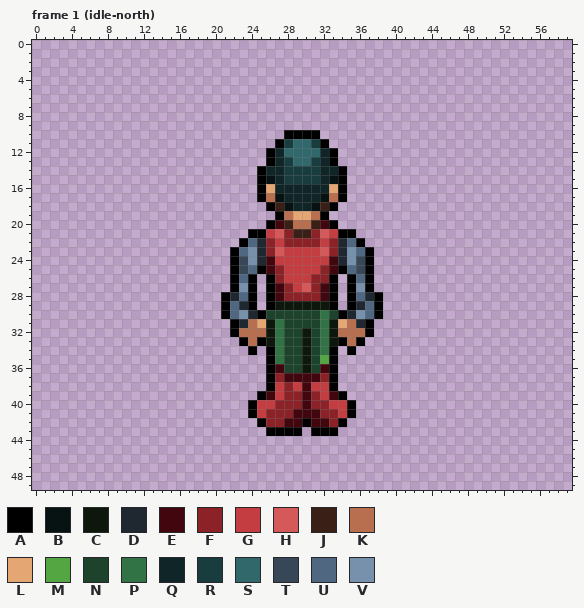
Pixel-art file, stored at party/carter/spritesheet.aseprite. The first picture shows the starting point.
60x50 pixels, 130 frames. Shown: frame 1 (idle-north). The commit also changed other frames, which this record leaves out.
Visible layers, top first: "weapon", "character".
Palette (. is transparent): A #000000  B #071212  C #0d170b  D #1f2730  E #42060e  F #8a2228  G #c43e41  H #d55959  J #391f16  K #b86f50  L #e4a672  M #54a642  N #1d432c  P #327345  Q #0f2527  R #193d3f  S #30686b  T #374758  U #4f6781  V #7790ac
Pixels before, frame 1 (idle-north) (only the part around the change), first column x 0:
 0 ............................................................
 1 ............................................................
 2 ............................................................
 3 ............................................................
 4 ............................................................
 5 ............................................................
 6 ............................................................
 7 ............................................................
 8 ............................................................
 9 ............................................................
10 ............................AAAA............................
11 ...........................ARSSRA...........................
12 ..........................AQSSSSQA..........................
13 ..........................AQRSSRQA..........................
14 .........................AQQRRRRQQA.........................
15 .........................ABQRRRRQBA.........................
16 .........................ALQQQQQQLA.........................
17 .........................AKBQQQQBKA.........................
18 ..........................AJBQQBJA..........................
19 ...........................AKLLKA...........................
20 ..........................AEJKKJEA..........................
21 ........................AAGHFJJFHGAA........................
22 .......................AUDFGFFFFGFDUA.......................
23 ......................AUVDFHGGGGHFDVUA......................
24 ......................ATVDEGGGGGGEDVTA......................
25 ......................ATUAEFGGGGFEAUTA......................
26 ......................AUA.AFGGGFFA.AUA......................
27 ......................AVA.AEFGHFEA.AVA......................
28 .....................ADUA.AEFFFFEA.AUDA.....................
29 .....................AUDA.ACCCCCCA.ADUA.....................
30 .....................AUVDANNNNNNPNADVUA.....................
31 ......................ADKLCPNNNNPCLKDA......................
32 ......................AKKKCPNNCNPCKKKA......................
33 .......................AKACPNNCNPCAKA.......................
34 ........................A.APNNCNPA.A........................
35 ..........................APNNCNMA..........................
36 ..........................AENNCNEA..........................
37 ..........................AFEEEEFA..........................
38 ..........................AGFGEGGA..........................
39 .........................AEGFFEFGEA.........................
40 ........................AGGFFFEFFGGA........................
41 ........................AGFFFEEEFFGA........................
42 .........................AFFEEAEEFA.........................
43 ..........................AAAA.AAA..........................
44 ............................................................
45 ............................................................
46 ............................................................
47 ............................................................
48 ............................................................
49 ............................................................
After the commit:
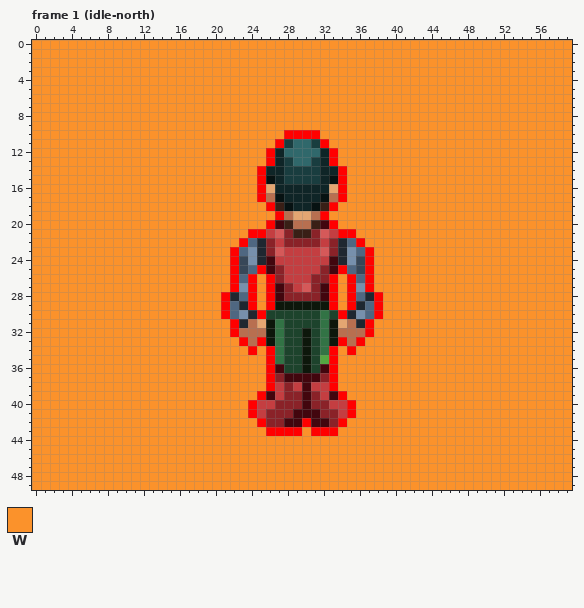
Colours new in this view: W #fb922b
Change:
layer "bg" now shown
colour A: #000000 -> #ff0000
Changed rows in their new state; - is a pixel that keeps its letter.
Frame 1 (idle-north), layer "bg":
first column x 0:
 0 WWWWWWWWWWWWWWWWWWWWWWWWWWWWWWWWWWWWWWWWWWWWWWWWWWWWWWWWWWWW
 1 WWWWWWWWWWWWWWWWWWWWWWWWWWWWWWWWWWWWWWWWWWWWWWWWWWWWWWWWWWWW
 2 WWWWWWWWWWWWWWWWWWWWWWWWWWWWWWWWWWWWWWWWWWWWWWWWWWWWWWWWWWWW
 3 WWWWWWWWWWWWWWWWWWWWWWWWWWWWWWWWWWWWWWWWWWWWWWWWWWWWWWWWWWWW
 4 WWWWWWWWWWWWWWWWWWWWWWWWWWWWWWWWWWWWWWWWWWWWWWWWWWWWWWWWWWWW
 5 WWWWWWWWWWWWWWWWWWWWWWWWWWWWWWWWWWWWWWWWWWWWWWWWWWWWWWWWWWWW
 6 WWWWWWWWWWWWWWWWWWWWWWWWWWWWWWWWWWWWWWWWWWWWWWWWWWWWWWWWWWWW
 7 WWWWWWWWWWWWWWWWWWWWWWWWWWWWWWWWWWWWWWWWWWWWWWWWWWWWWWWWWWWW
 8 WWWWWWWWWWWWWWWWWWWWWWWWWWWWWWWWWWWWWWWWWWWWWWWWWWWWWWWWWWWW
 9 WWWWWWWWWWWWWWWWWWWWWWWWWWWWWWWWWWWWWWWWWWWWWWWWWWWWWWWWWWWW
10 WWWWWWWWWWWWWWWWWWWWWWWWWWWW----WWWWWWWWWWWWWWWWWWWWWWWWWWWW
11 WWWWWWWWWWWWWWWWWWWWWWWWWWW------WWWWWWWWWWWWWWWWWWWWWWWWWWW
12 WWWWWWWWWWWWWWWWWWWWWWWWWW--------WWWWWWWWWWWWWWWWWWWWWWWWWW
13 WWWWWWWWWWWWWWWWWWWWWWWWWW--------WWWWWWWWWWWWWWWWWWWWWWWWWW
14 WWWWWWWWWWWWWWWWWWWWWWWWW----------WWWWWWWWWWWWWWWWWWWWWWWWW
15 WWWWWWWWWWWWWWWWWWWWWWWWW----------WWWWWWWWWWWWWWWWWWWWWWWWW
16 WWWWWWWWWWWWWWWWWWWWWWWWW----------WWWWWWWWWWWWWWWWWWWWWWWWW
17 WWWWWWWWWWWWWWWWWWWWWWWWW----------WWWWWWWWWWWWWWWWWWWWWWWWW
18 WWWWWWWWWWWWWWWWWWWWWWWWWW--------WWWWWWWWWWWWWWWWWWWWWWWWWW
19 WWWWWWWWWWWWWWWWWWWWWWWWWWW------WWWWWWWWWWWWWWWWWWWWWWWWWWW
20 WWWWWWWWWWWWWWWWWWWWWWWWWW--------WWWWWWWWWWWWWWWWWWWWWWWWWW
21 WWWWWWWWWWWWWWWWWWWWWWWW------------WWWWWWWWWWWWWWWWWWWWWWWW
22 WWWWWWWWWWWWWWWWWWWWWWW--------------WWWWWWWWWWWWWWWWWWWWWWW
23 WWWWWWWWWWWWWWWWWWWWWW----------------WWWWWWWWWWWWWWWWWWWWWW
24 WWWWWWWWWWWWWWWWWWWWWW----------------WWWWWWWWWWWWWWWWWWWWWW
25 WWWWWWWWWWWWWWWWWWWWWW----------------WWWWWWWWWWWWWWWWWWWWWW
26 WWWWWWWWWWWWWWWWWWWWWW---W--------W---WWWWWWWWWWWWWWWWWWWWWW
27 WWWWWWWWWWWWWWWWWWWWWW---W--------W---WWWWWWWWWWWWWWWWWWWWWW
28 WWWWWWWWWWWWWWWWWWWWW----W--------W----WWWWWWWWWWWWWWWWWWWWW
29 WWWWWWWWWWWWWWWWWWWWW----W--------W----WWWWWWWWWWWWWWWWWWWWW
30 WWWWWWWWWWWWWWWWWWWWW------------------WWWWWWWWWWWWWWWWWWWWW
31 WWWWWWWWWWWWWWWWWWWWWW----------------WWWWWWWWWWWWWWWWWWWWWW
32 WWWWWWWWWWWWWWWWWWWWWW----------------WWWWWWWWWWWWWWWWWWWWWW
33 WWWWWWWWWWWWWWWWWWWWWWW--------------WWWWWWWWWWWWWWWWWWWWWWW
34 WWWWWWWWWWWWWWWWWWWWWWWW-W--------W-WWWWWWWWWWWWWWWWWWWWWWWW
35 WWWWWWWWWWWWWWWWWWWWWWWWWW--------WWWWWWWWWWWWWWWWWWWWWWWWWW
36 WWWWWWWWWWWWWWWWWWWWWWWWWW--------WWWWWWWWWWWWWWWWWWWWWWWWWW
37 WWWWWWWWWWWWWWWWWWWWWWWWWW--------WWWWWWWWWWWWWWWWWWWWWWWWWW
38 WWWWWWWWWWWWWWWWWWWWWWWWWW--------WWWWWWWWWWWWWWWWWWWWWWWWWW
39 WWWWWWWWWWWWWWWWWWWWWWWWW----------WWWWWWWWWWWWWWWWWWWWWWWWW
40 WWWWWWWWWWWWWWWWWWWWWWWW------------WWWWWWWWWWWWWWWWWWWWWWWW
41 WWWWWWWWWWWWWWWWWWWWWWWW------------WWWWWWWWWWWWWWWWWWWWWWWW
42 WWWWWWWWWWWWWWWWWWWWWWWWW----------WWWWWWWWWWWWWWWWWWWWWWWWW
43 WWWWWWWWWWWWWWWWWWWWWWWWWW----W---WWWWWWWWWWWWWWWWWWWWWWWWWW
44 WWWWWWWWWWWWWWWWWWWWWWWWWWWWWWWWWWWWWWWWWWWWWWWWWWWWWWWWWWWW
45 WWWWWWWWWWWWWWWWWWWWWWWWWWWWWWWWWWWWWWWWWWWWWWWWWWWWWWWWWWWW
46 WWWWWWWWWWWWWWWWWWWWWWWWWWWWWWWWWWWWWWWWWWWWWWWWWWWWWWWWWWWW
47 WWWWWWWWWWWWWWWWWWWWWWWWWWWWWWWWWWWWWWWWWWWWWWWWWWWWWWWWWWWW
48 WWWWWWWWWWWWWWWWWWWWWWWWWWWWWWWWWWWWWWWWWWWWWWWWWWWWWWWWWWWW
49 WWWWWWWWWWWWWWWWWWWWWWWWWWWWWWWWWWWWWWWWWWWWWWWWWWWWWWWWWWWW
Pixel boxes of the changes (left, top, right, bottom) in both pictures:
changed: (32, 40, 572, 490)
